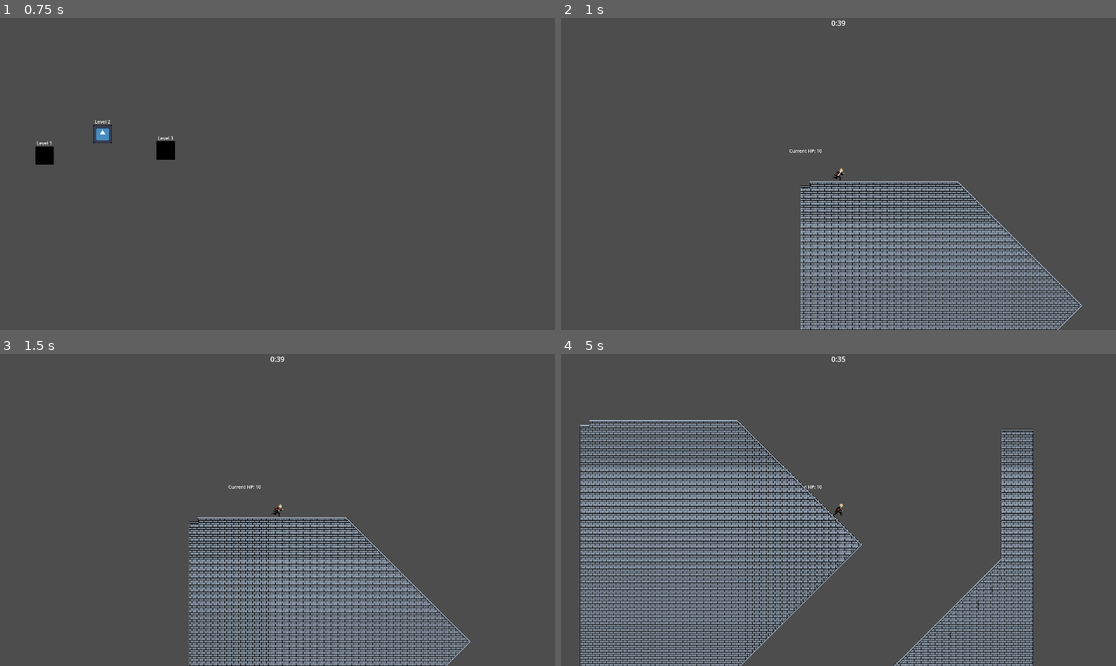
Above: before the commit, frames 1-4 (two rows, left to right).
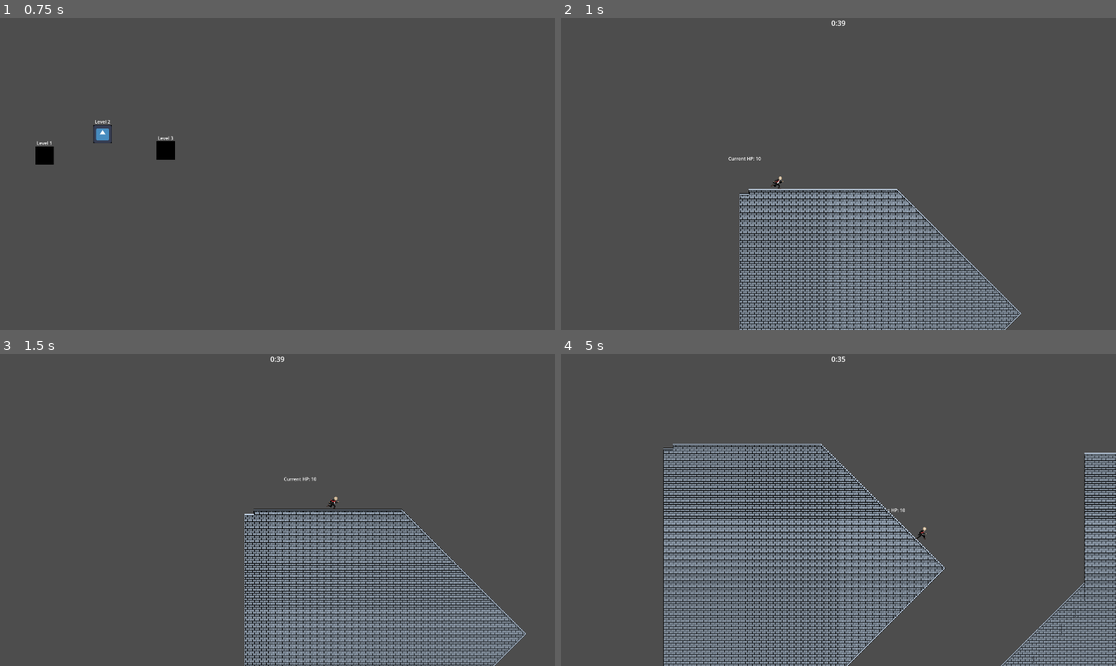
Above: after the commit, the same moments.

Repository: LiamQuinlan-Carleton/COMP1501FINAL
Game: Godot game, scene res://start_screen.tscn
Two runs of this game, one before a commit and one after it. Both use one fixed random seed, a clock stepped at 60 frames per second and the inputs below. The engine's default icon, where the game draws it, is replaced by a stand-in: a white triangle on a blue panel in a dark square.
Inputs (mouse positions are in pixels of both pictures, inside the frame that each line leads up to):
- Up to frame 1 (0.75 s): tap Space (Jump) at 0.5 s; move the mouse to (399, 158) at 0.52 s; press the mouse at (399, 158) at 0.53 s; hold D (Right) from 0.53 s (still down)
- Up to frame 2 (1 s): keep holding D (Right); tap Space (Jump) at 0.77 s
- Up to frame 3 (1.5 s): keep holding D (Right); move the mouse to (166, 525) at 1.27 s; release the mouse at (166, 525) at 1.28 s; right-click (166, 525) at 1.35 s
- Up to frame 4 (5 s): tap Space (Jump) at 1.52, 3.02, 3.77, 4.52 s; move the mouse to (894, 441) at 2.02 s; release D (Right) at 2.03 s; hold A (Left) 2.03-2.78 s; hold Shift (Shift) 2.03-2.78 s; move the mouse to (810, 572) at 2.77 s; hold D (Right) 2.78-4.28 s; tap S (crouch) at 2.85 s; move the mouse to (1005, 556) at 3.52 s; press the mouse at (1005, 556) at 3.53 s; move the mouse to (672, 463) at 4.27 s; release the mouse at (672, 463) at 4.28 s; hold A (Left) from 4.28 s (still down); right-click (672, 463) at 4.35 s

Frame 1 is identical in both runs. In frame 2, 20% of the frame differs, in the area x 30-94%, y 42-100%; in frame 3, 21%; in frame 4, 40%, in the area x 3-100%, y 21-100%.

Commit message:
camera look

Diff:
--- a/Player.tscn
+++ b/Player.tscn
@@ -1,10 +1,11 @@
-[gd_scene load_steps=170 format=3 uid="uid://bnlswq05iqbuc"]
+[gd_scene load_steps=171 format=3 uid="uid://bnlswq05iqbuc"]
 
 [ext_resource type="Script" path="res://player.gd" id="1_i1o7x"]
 [ext_resource type="Texture2D" uid="uid://coqigyw74e1n5" path="res://Art/Player Animations/Jump/jumpleft-Sheet.png" id="2_a5n8m"]
 [ext_resource type="Texture2D" uid="uid://bvykdw1mjhevr" path="res://Art/Player Animations/Idle/idle-Sheet.png" id="2_lm2dn"]
 [ext_resource type="Texture2D" uid="uid://byn2dc2xfvsbr" path="res://Art/Player Animations/Run/runright-Sheet.png" id="2_oilqb"]
 [ext_resource type="Texture2D" uid="uid://cypvruxfuh55e" path="res://Art/Player Animations/Run/runleft-Sheet.png" id="2_oolm3"]
+[ext_resource type="Script" path="res://camera.gd" id="2_x68m0"]
 [ext_resource type="Texture2D" uid="uid://bw4y8nua0ji5j" path="res://Art/Player Animations/Idle/idleshoot-Sheet.png" id="3_al4fe"]
 [ext_resource type="Texture2D" uid="uid://dyfs64oji8oty" path="res://Art/Player Animations/Jump/jumpright-Sheet.png" id="3_i0ok4"]
 [ext_resource type="Texture2D" uid="uid://bttculobdbdvh" path="res://Art/Player Animations/Slide/slideleft-Sheet.png" id="6_j7gpe"]
@@ -1231,6 +1232,7 @@
 shape = SubResource("RectangleShape2D_eqt3d")
 
 [node name="Camera2D" type="Camera2D" parent="."]
+script = ExtResource("2_x68m0")
 
 [node name="AnimatedSprite2D" type="AnimatedSprite2D" parent="."]
 scale = Vector2(0.5, 0.5)
--- /dev/null
+++ b/camera.gd
@@ -0,0 +1,6 @@
+extends Camera2D
+
+# Called every frame. 'delta' is the elapsed time since the previous frame.
+func _process(delta: float) -> void:
+	position = 0.5 * (get_local_mouse_position())
+	pass
Not shown: 1 places in Main.tscn that only renumber resources
Not shown, changed: first_level.tscn
